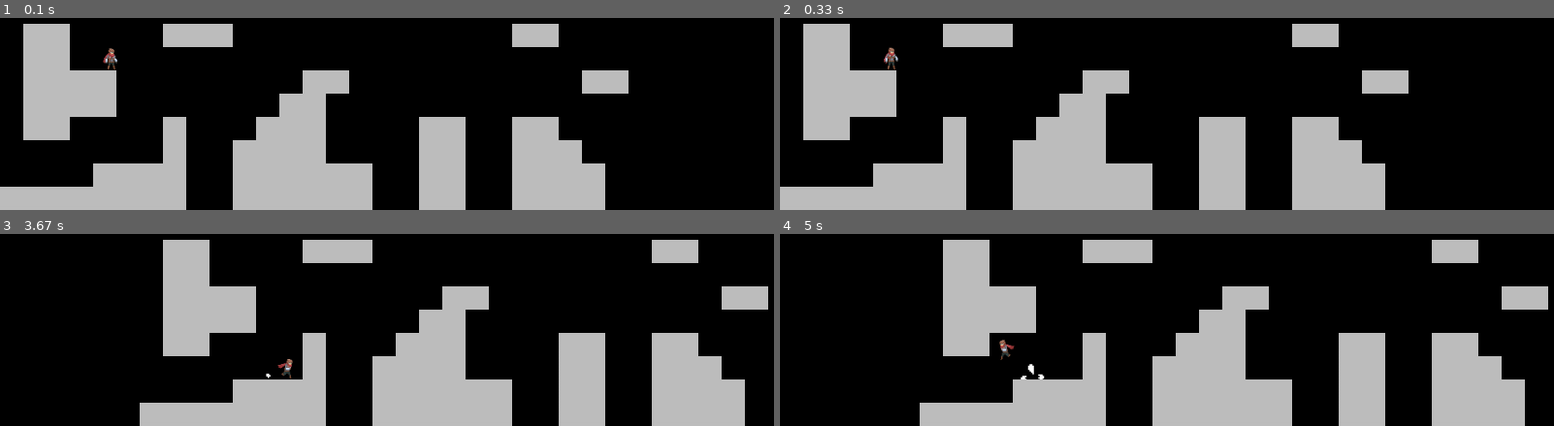
Above: before the commit, frames 1-4 (two rows, left to right).
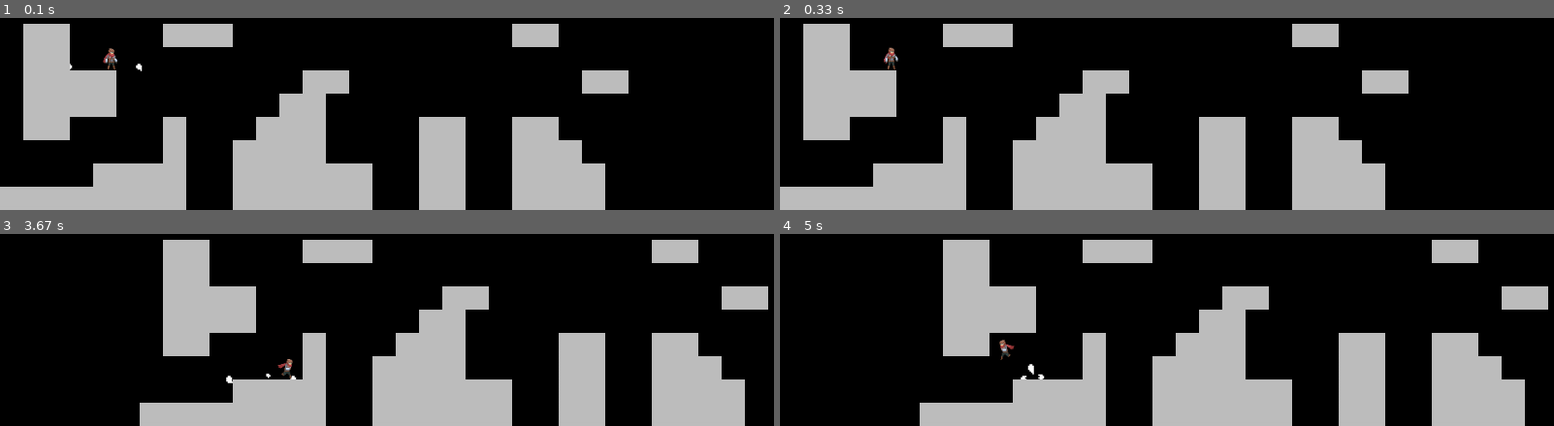
Above: after the commit, the same moments.

Repository: dotis90/pygame-platformer
Game: pygame game, started from main.py
Two runs of this game, one before a commit and one after it. Both use one fixed random seed, a clock stepped at 60 frames per second and the inputs below.
Inputs:
- Up to frame 1 (0.1 s): no input
- Up to frame 2 (0.33 s): no input
- Up to frame 3 (3.67 s): hold Right 0.33-0.8 s; hold Right 0.83-1.3 s; tap Space at 0.9, 1.2, 1.4, 1.7, 1.97, 2.27, 2.4, 2.7, 3.07, 3.37, 3.57 s; hold Left 1.33-1.87 s; hold Left 1.9-2.3 s; hold Right 2.33-2.97 s; hold Left 3-3.47 s; hold Right from 3.5 s (still down)
- Up to frame 4 (5 s): tap Space at 3.87, 4.07, 4.37, 4.57, 4.87 s; release Right at 3.97 s; hold Right 4-4.47 s; hold Left from 4.5 s (still down)

The runs differ from the first frame. In frame 1, less than 0.1% of the frame differs, in the area x 9-19%, y 23-28%; in frame 2, nothing differs; in frame 3, less than 0.1%, in the area x 29-39%, y 73-78%; in frame 4, nothing differs.

Commit message:
Added player landing particles

Diff:
--- a/level.py
+++ b/level.py
@@ -14,6 +14,7 @@
 
         # dust
         self.dust_sprite = pygame.sprite.GroupSingle()
+        self.player_on_ground = False
 
     def create_jump_particles(self, pos):
         if self.player.sprite.facing_right:
@@ -22,6 +23,22 @@
             pos += pygame.math.Vector2(10, -5)
         jump_particle_sprite = ParticleEffect(pos, 'jump')
         self.dust_sprite.add(jump_particle_sprite)
+
+    def get_player_on_ground(self):
+        if self.player.sprite.on_ground:
+            self.player_on_ground = True
+        else:
+            self.player_on_ground = False
+
+    def create_landing_dust(self):
+        if not self.player_on_ground and self.player.sprite.on_ground and not self.dust_sprite.sprites():
+            if self.player.sprite.facing_right:
+                offset = pygame.math.Vector2(10, 15)
+            else:
+                offset = pygame.math.Vector2(-10, 15)
+            fall_dust_particle = ParticleEffect(
+                (self.player.sprite.rect.midbottom - offset), 'land')
+            self.dust_sprite.add(fall_dust_particle)
 
     def setup_level(self, layout):
         self.tiles = pygame.sprite.Group()
@@ -109,5 +126,7 @@
         # player
         self.player.update()
         self.horizontal_movement_collision()
+        self.get_player_on_ground()
         self.vertical_movement_collision()
+        self.create_landing_dust()
         self.player.draw(self.display_surface)
